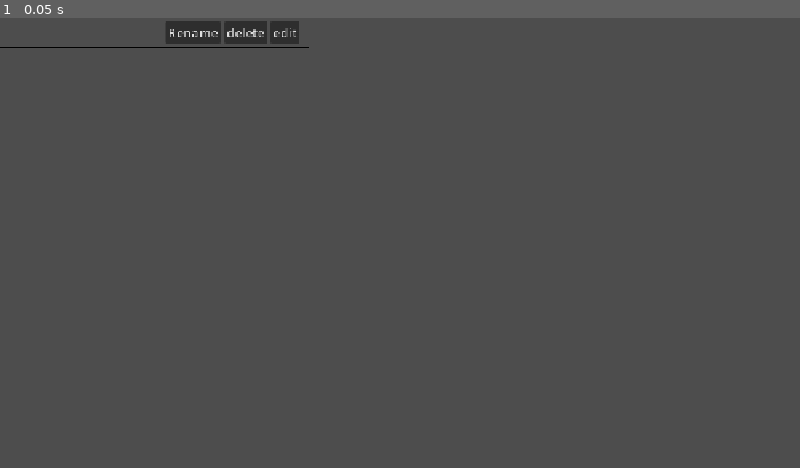
Above: before the commit, frame 1.
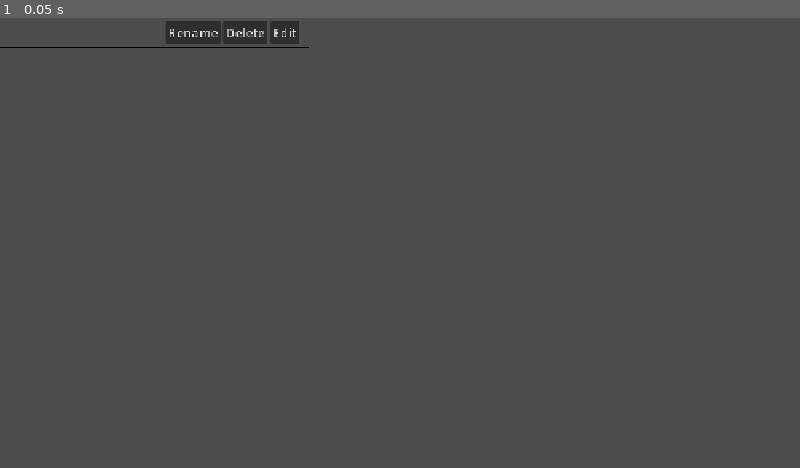
Above: after the commit, the same moment.

Repository: yudiliun/dialogue_maker
Game: Godot game, scene res://src/ui/dialogue_workspace/scene_container/scene_container.tscn
Same seed, same stepped clock (60 frames per second), same inputs: the game is played once before the commit and once after it. This scene is started directly instead of the project's main scene.
Inputs:
- Up to frame 1 (0.05 s): no input

The runs differ from the first frame. In frame 1, less than 0.1% of the frame differs, in the area x 28-37%, y 2-5%.
Error in both runs: Trying to assign value of type 'scene_container.gd' to a variable of type 'game.gd'. (res://core/global/core.gd:22)

Commit message:
Character list

Diff:
--- a/src/globals/data.gd
+++ b/src/globals/data.gd
@@ -2,15 +2,18 @@
 
 signal dialogue_changed
 
+#Paths
 var path :String = OS.get_environment("USERPROFILE") + "/Documents/Dialogue Maker"
 var cur_dir_path :String = ""
+var asset_path :String = ""
+var char_path :String = ""
+var scene_path :String = ""
+
+#Names
 var cur_dialogue_workspc :String = ""
 var cur_scene_name :String = ""
 var cur_branch_name :String = ""
-var asset_path :String = ""
-var char_path :String = ""
-var scene_path :String = ""
-
+var cur_chr_name :String = ""
 
 var workspace_list :Dictionary = {
 
@@ -20,6 +23,15 @@
 
 }
 
+var cur_chr_list :Dictionary = {
+
+}
+#Character stuff
+var cur_chr_info :Dictionary = {
+
+}
+
+#Dialogue stuff
 var cur_dialogue_scene :Dictionary = {
 
 }
@@ -83,8 +95,10 @@
 	asset_path = cur_dir_path.path_join("assets")
 	char_path = cur_dir_path.path_join("characters")
 	scene_path = cur_dir_path.path_join("scenes")
+	cur_chr_list.clear()
 	cur_scene_list.clear()
 	cur_dialogue_scene.clear()
+	cur_chr_info.clear()
 	#assets folder
 	if !DirAccess.dir_exists_absolute(asset_path):
 		DirAccess.make_dir_absolute(asset_path)
@@ -95,14 +109,30 @@
 	if !DirAccess.dir_exists_absolute(scene_path):
 		DirAccess.make_dir_absolute(scene_path)
 	var scene_list :PackedStringArray = DirAccess.get_files_at(scene_path)
+	var chr_list :PackedStringArray = DirAccess.get_files_at(char_path)
 	for scene in scene_list:
 		var file_path :String = scene_path.path_join(scene)
 		scene = scene.get_basename()
 		cur_scene_list[scene] = file_path
+	for chr in chr_list:
+		var file_path :String = char_path.path_join(chr)
+		chr = chr.get_basename()
+		cur_chr_list[chr] = file_path
+
+func add_chr(chr_name :String) -> void:
+	cur_chr_list[chr_name] = char_path.path_join(chr_name) + ".json"
+	save_data(cur_chr_list.get(chr_name), cur_chr_info)
 
 func add_scene(scene_name :String) -> void:
 	cur_scene_list[scene_name] = scene_path.path_join(scene_name) + ".json"
 	save_data(cur_scene_list[scene_name], cur_dialogue_scene)
+
+func del_chr(chr_name :String) -> void:
+	var del_error :Error = DirAccess.remove_absolute(cur_chr_list.get(chr_name))
+	if del_error != Error.OK:
+		Core.show_error("Failed to delete certain file")
+		return
+	cur_chr_list.erase(chr_name)
 
 func del_scene(scene_name :String) -> void:
 	var del_error :Error = DirAccess.remove_absolute(cur_scene_list.get(scene_name))
--- /dev/null
+++ b/src/ui/dialogue_workspace/chr_container/chr_container.gd
@@ -0,0 +1,18 @@
+extends NinePatchRect
+
+var chr_name :String
+@onready var chr_name_label: RichTextLabel = $chr_name
+
+func _ready() -> void:
+	chr_name_label.text = chr_name
+
+func _on_edit_button_up() -> void:
+	pass # Replace with function body.
+
+func _on_delete_button_up() -> void:
+	var new_popup :PopUp = Core.popup(Core.popup_ui_list.popup)
+	new_popup.message = "Are you sure you want to delete this character?"
+	new_popup.connect("OK", func():
+		Data.del_chr(chr_name)
+		queue_free()
+	)
--- /dev/null
+++ b/src/ui/dialogue_workspace/chr_container/chr_container.tscn
@@ -0,0 +1,66 @@
+[gd_scene format=3 uid="uid://dlederew5co6i"]
+
+[ext_resource type="Texture2D" uid="uid://brvapxolk61n4" path="res://asset/ui_texture/list_border.png" id="1_k1805"]
+[ext_resource type="Script" uid="uid://tmc3c2mm1ewo" path="res://src/ui/dialogue_workspace/chr_container/chr_container.gd" id="2_bdd05"]
+[ext_resource type="Texture2D" uid="uid://bnq2sq7dkxnt1" path="res://icon.svg" id="2_jef08"]
+
+[node name="chr_container" type="NinePatchRect" unique_id=93086687]
+texture_filter = 1
+custom_minimum_size = Vector2(0, 166)
+custom_maximum_size = Vector2(-1, 166)
+offset_right = 871.0
+offset_bottom = 166.0
+texture = ExtResource("1_k1805")
+region_rect = Rect2(0, 0, 32, 32)
+patch_margin_bottom = 3
+script = ExtResource("2_bdd05")
+
+[node name="chr_portrait" type="TextureRect" parent="." unique_id=103180526]
+layout_mode = 0
+offset_left = 30.0
+offset_top = 20.0
+offset_right = 156.0
+offset_bottom = 146.0
+texture = ExtResource("2_jef08")
+expand_mode = 1
+stretch_mode = 4
+
+[node name="chr_name" type="RichTextLabel" parent="." unique_id=681829827]
+layout_mode = 1
+offset_left = 168.0
+offset_top = 28.0
+offset_right = 372.0
+offset_bottom = 133.0
+theme_override_font_sizes/normal_font_size = 25
+theme_override_font_sizes/bold_font_size = 25
+theme_override_font_sizes/bold_italics_font_size = 25
+theme_override_font_sizes/italics_font_size = 25
+theme_override_font_sizes/mono_font_size = 25
+bbcode_enabled = true
+text = "chr_name"
+fit_content = true
+
+[node name="btn_container" type="VBoxContainer" parent="." unique_id=876907436]
+layout_mode = 1
+anchors_preset = 1
+anchor_left = 1.0
+anchor_right = 1.0
+offset_left = -116.0
+offset_top = 32.0
+offset_right = -38.0
+offset_bottom = 124.0
+grow_horizontal = 0
+theme_override_constants/separation = 20
+
+[node name="edit" type="Button" parent="btn_container" unique_id=896860962]
+layout_mode = 2
+theme_override_font_sizes/font_size = 20
+text = "Edit"
+
+[node name="delete" type="Button" parent="btn_container" unique_id=212698782]
+layout_mode = 2
+theme_override_font_sizes/font_size = 20
+text = "Delete"
+
+[connection signal="button_up" from="btn_container/edit" to="." method="_on_edit_button_up"]
+[connection signal="button_up" from="btn_container/delete" to="." method="_on_delete_button_up"]
--- a/src/ui/dialogue_workspace/dialogue_workspace.gd
+++ b/src/ui/dialogue_workspace/dialogue_workspace.gd
@@ -2,25 +2,35 @@
 
 @onready var dialogue_title: Label = $dialogue_title
 @onready var scene_list_container: VBoxContainer = $scene_list_container/scene_list/list_container
+@onready var char_list_container: VBoxContainer = $character_list_container/character_list/list_container
 
 const sc_uid :String = "uid://btlwvn74idpkd"
+const cc_uid :String = "uid://dlederew5co6i"
 
 func _ready() -> void:
 	Data.cur_scene_name = ""
 	Data.cur_dialogue_scene.clear()
 	dialogue_title.text = Data.cur_dialogue_workspc
-	for scene in Data.cur_scene_list:
-		add_list(scene.get_file().get_basename())
+	for scene in Data.cur_scene_list.keys():
+		add_scn_list(scene)
+	for chr in Data.cur_chr_list.keys():
+		add_chr_list(chr)
 
 func _on_back_button_up() -> void:
 	Data.cur_dialogue_workspc = ""
 	Core.change_ui(Core.ui_list.workspace_list)
 
-func add_list(s_name :String) -> void:
+func add_scn_list(s_name :String) -> void:
 	var sc_scene :PackedScene = load(sc_uid)
-	var new_sc = sc_scene.instantiate()
+	var new_sc :NinePatchRect = sc_scene.instantiate()
 	new_sc.scene_name = s_name
 	scene_list_container.call_deferred("add_child", new_sc)
+
+func add_chr_list(chr_name :String) -> void:
+	var cc_scene :PackedScene = load(cc_uid)
+	var new_cc :NinePatchRect = cc_scene.instantiate()
+	new_cc.chr_name = chr_name
+	char_list_container.call_deferred("add_child", new_cc)
 
 func add_scene(s_name :String, popup :PopUp) -> void:
 	if Data.cur_scene_list.has(s_name):
@@ -29,10 +39,25 @@
 		new_popup.cancel_visible = false
 		return
 	Data.add_scene(s_name)
-	add_list(s_name)
+	add_scn_list(s_name)
 	popup.can_free = true
 
 func _on_scene_add_new_button_up() -> void:
 	var new_popup :PopUp = Core.popup(Core.popup_ui_list.line_edit)
 	new_popup.message = "Add new scene"
 	new_popup.connect("submit", add_scene)
+
+
+func _on_add_new_button_up() -> void:
+	var new_popup :PopUp = Core.popup(Core.popup_ui_list.line_edit)
+	new_popup.message = "Add new character"
+	new_popup.connect("submit", func(chr_name :String, popup :PopUp):
+		if Data.cur_chr_list.has(chr_name):
+			var ex_popup :PopUp = Core.popup(Core.popup_ui_list.popup)
+			ex_popup.message = "Character of the same name already exist!"
+			ex_popup.cancel_visible = false
+			return
+		Data.add_chr(chr_name)
+		add_chr_list(chr_name)
+		popup.can_free = true
+	)
--- a/src/ui/dialogue_workspace/dialogue_workspace.tscn
+++ b/src/ui/dialogue_workspace/dialogue_workspace.tscn
@@ -164,4 +164,5 @@
 text = "< Back"
 
 [connection signal="button_up" from="scene_list_container/add_new" to="." method="_on_scene_add_new_button_up"]
+[connection signal="button_up" from="character_list_container/add_new" to="." method="_on_add_new_button_up"]
 [connection signal="button_up" from="back" to="." method="_on_back_button_up"]
--- a/src/ui/dialogue_workspace/scene_container/scene_container.tscn
+++ b/src/ui/dialogue_workspace/scene_container/scene_container.tscn
@@ -31,7 +31,7 @@
 grow_horizontal = 0
 grow_vertical = 2
 theme_override_font_sizes/font_size = 20
-text = "edit"
+text = "Edit"
 
 [node name="delete" type="Button" parent="." unique_id=2063795215]
 layout_mode = 1
@@ -47,7 +47,7 @@
 grow_horizontal = 0
 grow_vertical = 2
 theme_override_font_sizes/font_size = 20
-text = "delete"
+text = "Delete"
 
 [node name="scene_name" type="Label" parent="." unique_id=211065864]
 layout_mode = 1
Not shown, added: src/ui/dialogue_workspace/chr_container/chr_container.gd.uid
